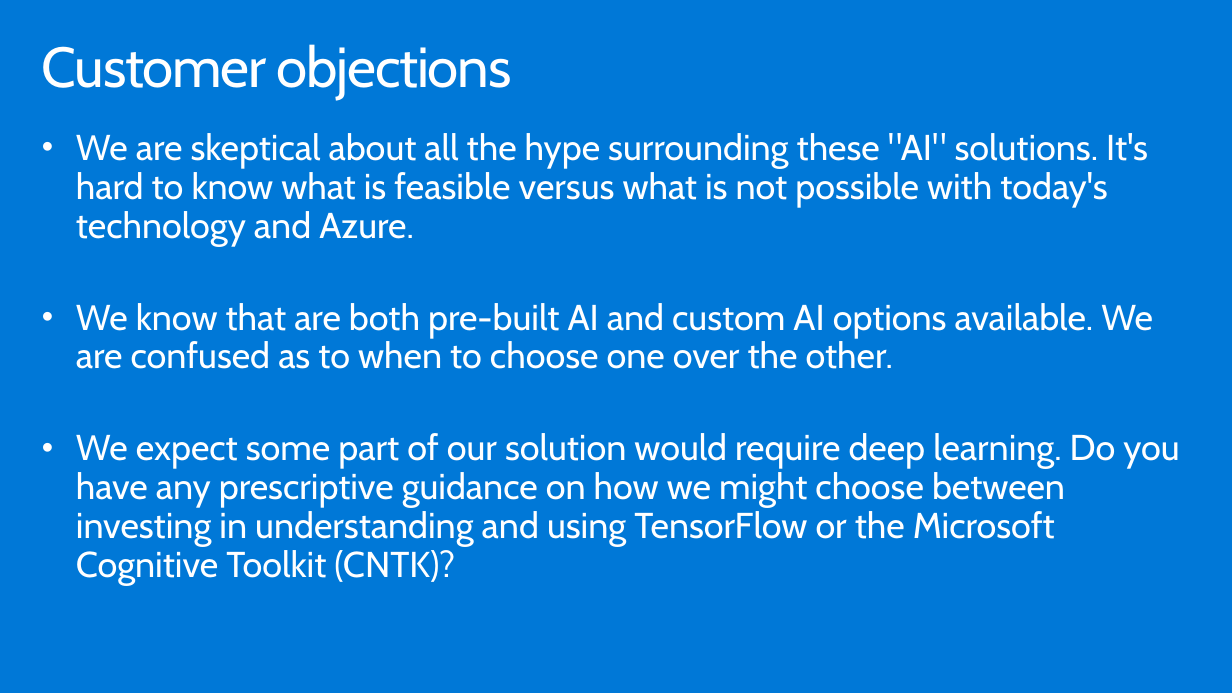
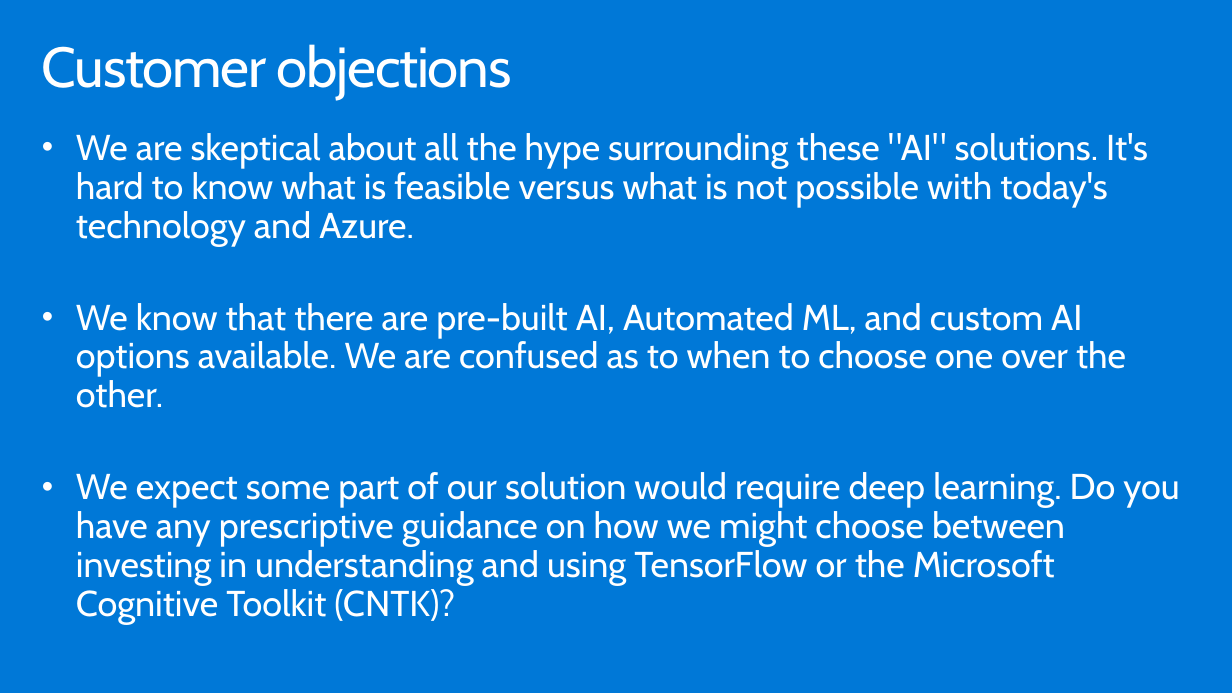
Before and after one commit to microsoft/MCW-Analyzing-text-with-Azure-Machine-Learning-and-Cognitive-Services, a slide deck: slide 7 of Whiteboard design session/WDS trainer presentation - Cognitive Services and deep learning.pptx. Drawn at 1232x693 pixels with LibreOffice and Linux fonts; fonts in the diff are those of the drawing. Boxes give left, top, right and bottom in pixels: in the first picture for what was removed or moved away, otherwise in the second. Text is boxed around its words. In the diff, an @@ line names an element or a change of style, - is before the commit and + after.

```diff
--- a/Whiteboard design session/WDS trainer presentation - Cognitive Services and deep learning.pptx
+++ b/Whiteboard design session/WDS trainer presentation - Cognitive Services and deep learning.pptx
@@ text at (76, 303, 1126, 408): text changed @@
-• We know that are both pre-built AI and custom AI options available. We are confused as to when to choose one over the other.
+• We know that there are pre-built AI, Automated ML, and custom AI options available. We are confused as to when to choose one over the other.
```
Also in this commit, not shown: 8 other slides changed, 2 slides added, 5 slides removed, 1 other file.
